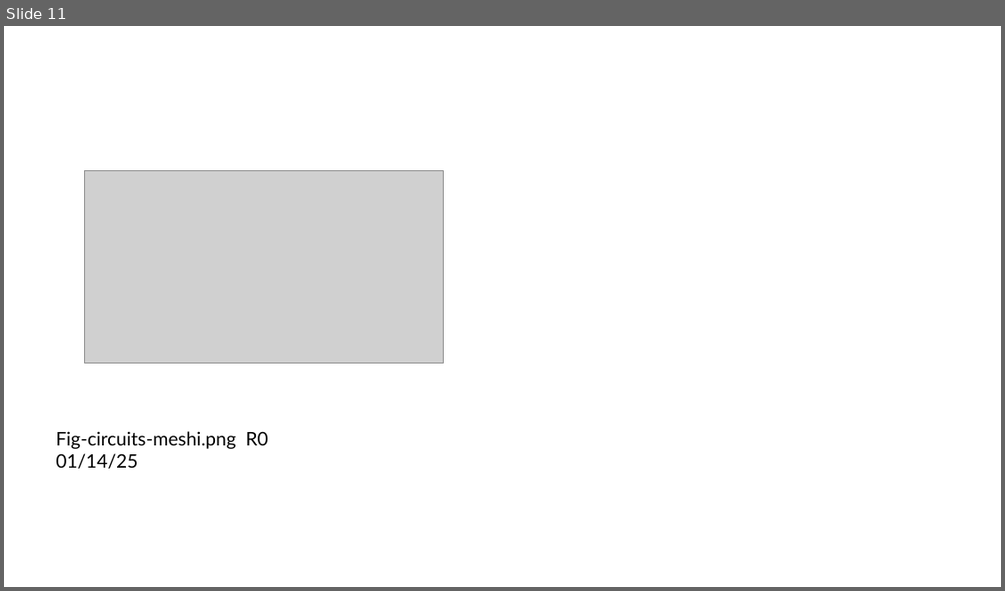
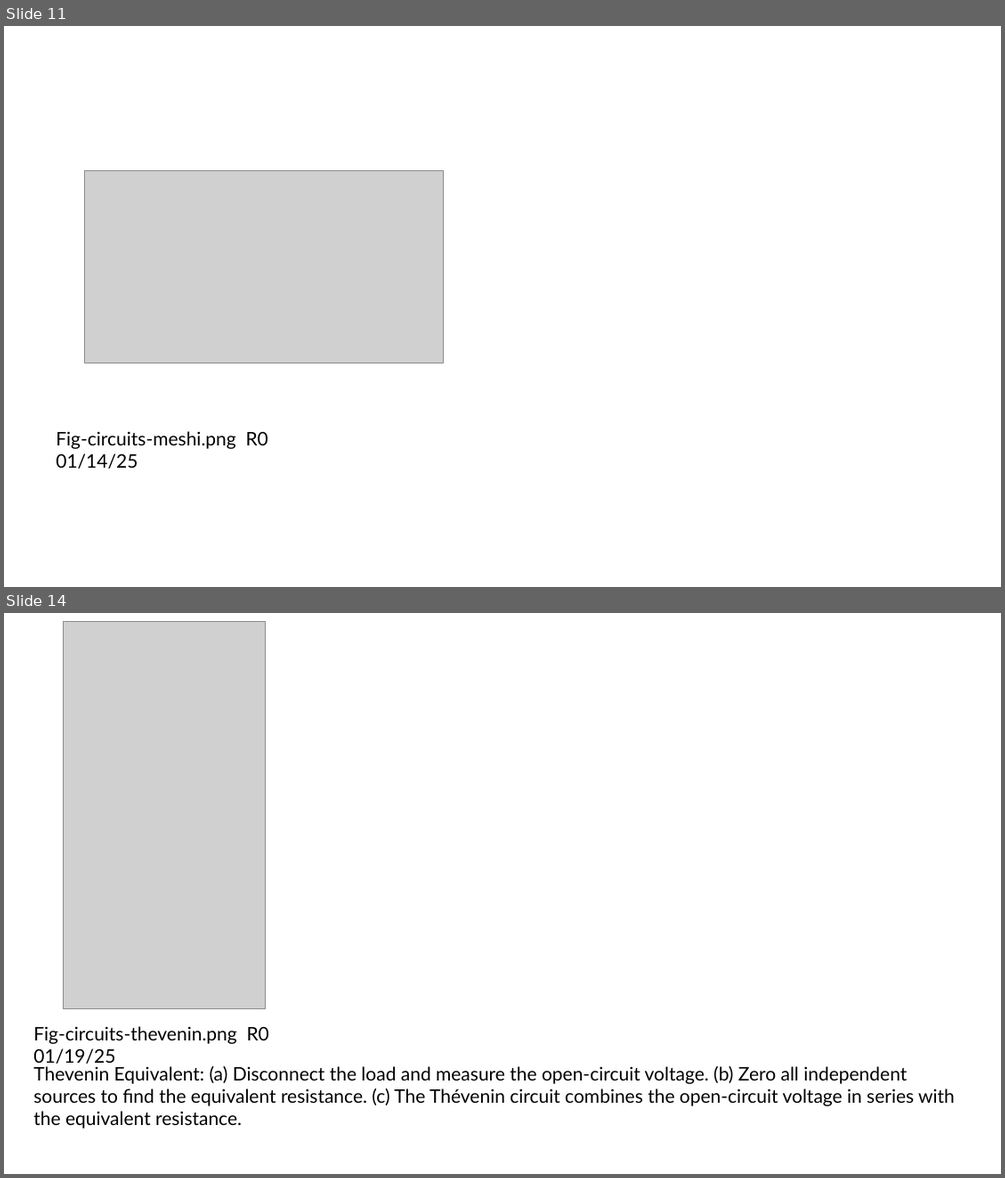
Before and after one commit to mixignal-press/ebook-ice1, a slide deck: figures/fig.pptx. Shown one above the other, each under a label of ours: slide 11 before the commit, slides 11 and 14 after it; the slides between them are not shown. The pictures are 1005x591 and 1005x1178 pixels, drawn with LibreOffice and Linux fonts; fonts in the diff are those of the drawing; grey boxes stand for pictures. Boxes give left, top, right and bottom in pixels: in the first picture for what was removed or moved away, otherwise in the second. Text is boxed around its words. In the diff, an @@ line names an element or a change of style, - is before the commit and + after.

```diff
--- a/figures/fig.pptx
+++ b/figures/fig.pptx
@@ slide 14 added at (4, 613, 1001, 1174), background #FFFFFF @@
@@ picture added at (63, 621, 265, 1008) @@
@@ text added at (33, 1026, 269, 1067), 18 pt, text #000000 @@
+Fig-circuits-thevenin.png R0 01/19/25
@@ text added at (33, 1066, 955, 1128), 18 pt, text #000000 @@
+Thevenin Equivalent: (a) Disconnect the load and measure the open-circuit voltage. (b) Zero all independent sources to find the equivalent resistance. (c) The Thévenin circuit combines the open-circuit voltage in series with the equivalent resistance.
```
Also in this commit, not shown: 1 slide changed, 2 other slides added, 2 other files.
